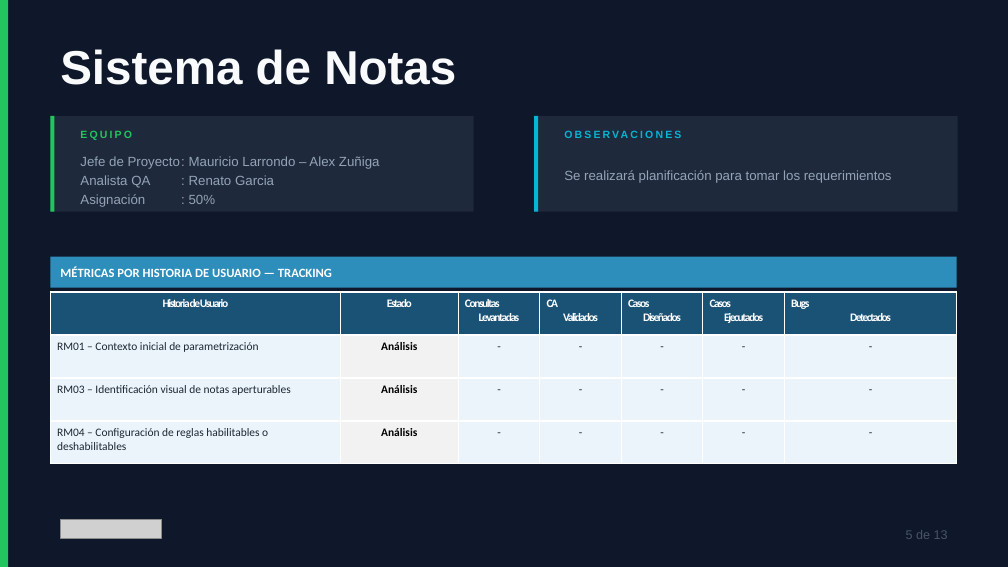
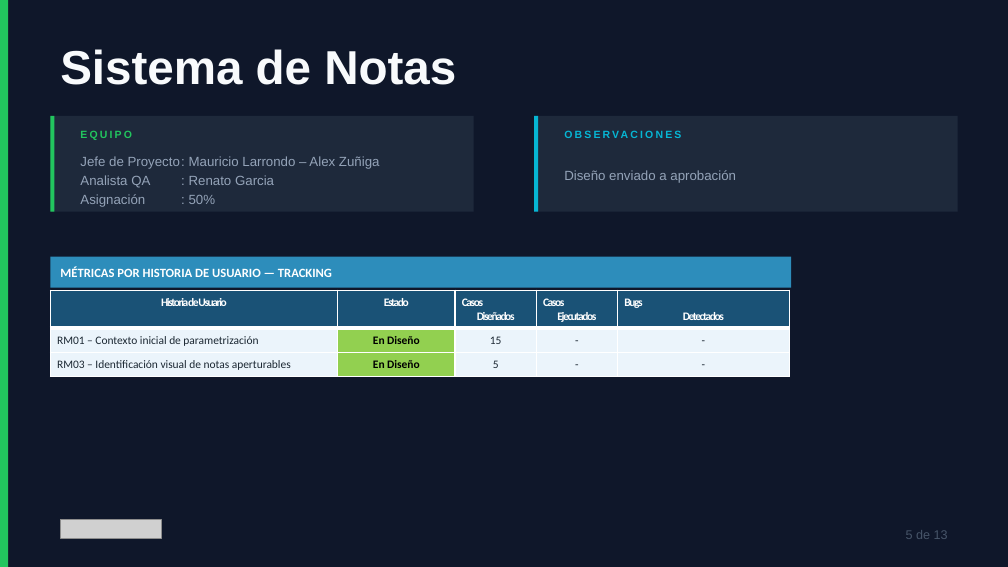
Before and after one commit to caradeux/qa_metrics, a slide deck: slide 7 of apps/api/assets/weekly-template.pptx. Drawn at 1008x567 pixels with LibreOffice and Linux fonts; fonts in the diff are those of the drawing; grey boxes stand for pictures. Boxes give left, top, right and bottom in pixels: in the first picture for what was removed or moved away, otherwise in the second. Text is boxed around its words. In the diff, an @@ line names an element or a change of style, - is before the commit and + after.

```diff
--- a/apps/api/assets/weekly-template.pptx
+++ b/apps/api/assets/weekly-template.pptx
@@ text at [564, 170, 736, 183]: text changed @@
-Se realizará planificación para tomar los requerimientos
+Diseño enviado a aprobación
@@ rectangle "MÉTRICAS POR HISTORIA DE USUARIO ...": place and size @@
-rectangle "MÉTRICAS POR HISTORIA DE USUARIO ..." at [50, 257, 957, 288]
+rectangle "MÉTRICAS POR HISTORIA DE USUARIO ..." at [50, 257, 791, 288]
@@ table at [50, 290, 789, 376] @@
-Historia de Usuario | Estado | Consultas Levantadas | CA Validados | Casos Diseñados | Casos Ejecutados | Bugs Detectados
-RM01 – Contexto inicial de parametrización | Análisis | - | - | - | - | -
-RM03 – Identificación visual de notas aperturables | Análisis | - | - | - | - | -
-RM04 – Configuración de reglas habilitables o deshabilitables | Análisis | - | - | - | - | -
+Historia de Usuario | Estado | Casos Diseñados | Casos Ejecutados | Bugs Detectados
+RM01 – Contexto inicial de parametrización | En Diseño | 15 | - | -
+RM03 – Identificación visual de notas aperturables | En Diseño | 5 | - | -
@@ table: place and size @@
-table at [50, 292, 958, 465]
+table at [50, 290, 789, 376]
```
Also in this commit, not shown: 5 other slides changed, 9 slides added, 1 slide removed, 12 other files.
